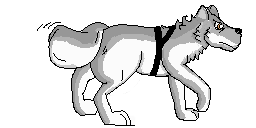
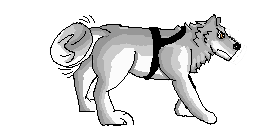
Layered file, before and after one edit (256 x 128). Changes by layer:
showed group "Layer Group #3" (5 layers) over [48, 14, 247, 127]
added layer "attack #19" in group "Layer Group #3" over [143, 26, 186, 80]
added layer "attack #17" in group "Layer Group #3" over [50, 14, 247, 126]
added layer "attack #18" in group "Layer Group #3" over [57, 15, 238, 126]
painted on "attack #6" over [48, 15, 241, 126]
hid group "Layer Group #2" (5 layers), opacity 100% → 23% over [37, 5, 243, 127]
